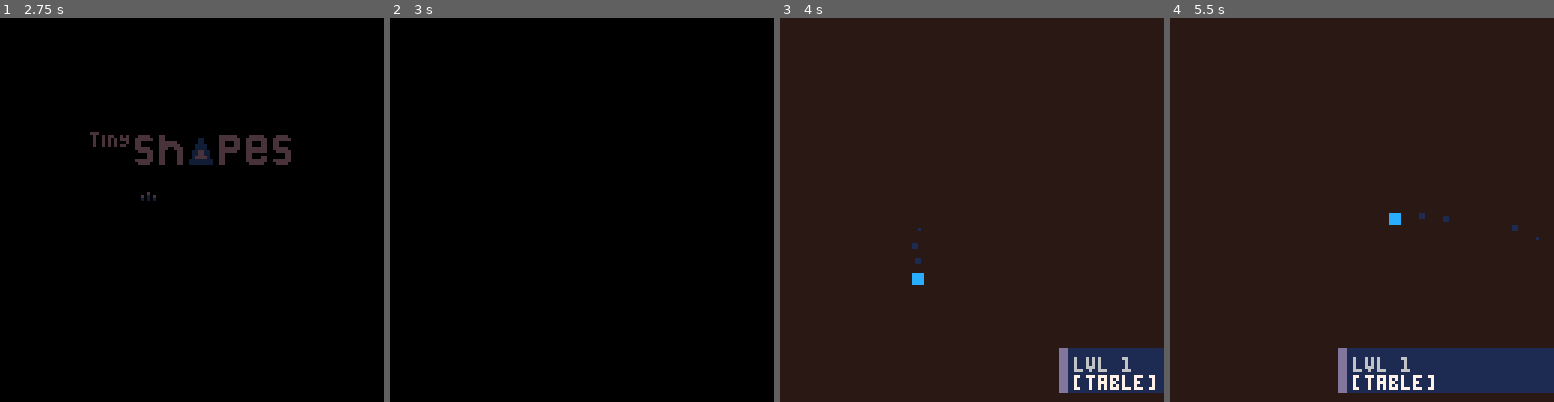
Above: before the commit, frames 1-4 (left to right).
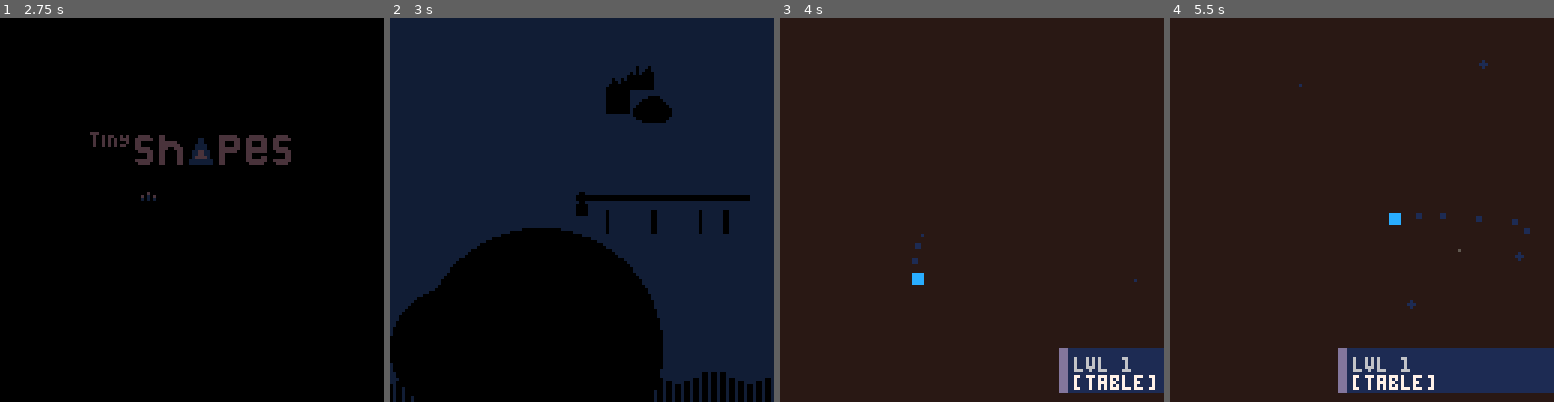
Above: after the commit, the same moments.

Repository: kastlev/tiny-shapes-and-beats
Game: PICO-8 cartridge tiny_beats_and_shapes.p8
The game is run twice, just before and just after one commit, with the same random seed, the same clock (stepped at 60 frames per second) and the same inputs.
Inputs:
- Up to frame 1 (2.75 s): tap X (X key) at 0.33, 1.07, 1.85 s; tap O (Z key) at 0.7, 1.7, 2.1, 2.5 s; hold Right 1.6-2.1 s; hold Up 2.15-2.42 s; hold Right from 2.47 s (still down)
- Up to frame 2 (3 s): keep holding Right; tap O (Z key) at 2.9 s; tap X (X key) at 2.97 s
- Up to frame 3 (4 s): release Right at 3.03 s; hold Left 3.08-3.58 s; tap O (Z key) at 3.3, 3.7 s; hold Down 3.63-3.97 s
- Up to frame 4 (5.5 s): hold Right 4.02-4.68 s; tap X (X key) at 4.08, 5.2 s; tap O (Z key) every 0.4 s from 4.1 to 5.3 s; hold Up 4.73-5.03 s; hold Left from 5.08 s (still down)

Frame 1 is identical in both runs. In frame 2, 70% of the frame differs, in the area x 0-100%, y 0-100%; in frame 3, less than 0.1%; in frame 4, 0.3%.

Commit message:
Refactor easing functions and particle configurations; enhance game and menu logic

Diff:
--- a/src/common/easing.lua
+++ b/src/common/easing.lua
@@ -72,9 +72,7 @@
 
 -- tabla de lookup
 ease_fns = {
-  ["linear"]        = ease_linear,
-  ["in_quad"]       = ease_in_quad,
-  ["out_quad"]      = ease_out_quad,
+  ["out_quad"]  = ease_out_quad,
   ["in_snap"]  = ease_in_snap
   -- ["inout_quad"]    = ease_inout_quad,
   -- ["outin_quad"]    = ease_outin_quad,
--- a/src/effects.lua
+++ b/src/effects.lua
@@ -27,7 +27,7 @@
     }
 )
 
-_hit_cfg = cfg(
+_hit_particle_cfg = cfg(
     "min_vel=.8;max_vel=2.5;min_life=10;max_life=20;layer=front",
     {
         C_WHITE,
@@ -38,7 +38,7 @@
     }
 )
 
-_trail_cfg = cfg(
+_trail_particle_cfg = cfg(
     "min_vel=.1;max_vel=.3;min_life=6;max_life=20;min_size=1;max_size=3;square=true;rate=2;shrink=true;tag=trail",
     {
         C_DARK_BLUE
@@ -51,6 +51,14 @@
         C_WHITE,
         C_PINK,
         C_DARK_PINK
+    }
+)
+
+_bg_particle_cfg = cfg(
+    "min_vel=.1;max_vel=.6;min_size=1;max_size=1;min_life=40;max_life=100;shrink=false;tag=menu_bg",
+    {
+        C_DARK_BLUE,
+        C_DARK_GRAY
     }
 )
 
@@ -82,13 +90,20 @@
 end
 
 function spawn_hit_particles(x, y, cfg)
-    cfg = cfg or _hit_cfg
+    cfg = cfg or _hit_particle_cfg
     for i = 1, rndb(8, 16) do
         spawn_particle(x, y, cfg)
     end
 end
 
 function spawn_trail_particle(x, y, gx, gy)
-    _trail_cfg.cols = TRAIL_COLOR_BY_BG[bg_color_base] or TRAIL_COLOR_DEFAULT
-    spawn_particle(x, y, _trail_cfg, gx, gy)
+    _trail_particle_cfg.cols = TRAIL_COLOR_BY_BG[bg_color_base] or TRAIL_COLOR_DEFAULT
+    spawn_particle(x, y, _trail_particle_cfg, gx, gy)
 end
+
+function spawn_bg_particles()
+    if frame % 10 == 0 then
+        _bg_particle_cfg.square = rnd() < .5
+        spawn_particle(rnd(128), rnd(128), _bg_particle_cfg)
+    end
+end
--- a/src/game.lua
+++ b/src/game.lua
@@ -37,29 +37,13 @@
 			)
 		end
 	end
-	-- if level_runtime_frames % 10 == 0 then
-	-- 	spawn_particle(
-	-- 		rnd(128), rnd(128), {
-	-- 			min_vel = 0.1,
-	-- 			max_vel = 0.6,
-	-- 			min_size = 1,
-	-- 			max_size = 1,
-	-- 			shrink = false,
-	-- 			square = (rnd() < 0.5),
-	-- 			cols = { C_DARK_BLUE, C_DARK_GRAY },
-	-- 			min_life = 40,
-	-- 			max_life = 100,
-	-- 			tag = "menu_bg"
-	-- 		}
-	-- 	)
-	-- end
 end
 
 function draw_game()
 	draw_screen_fx()
 	draw_camera()
 	cls(bg_color)
-
+	spawn_bg_particles()
 	draw_particles "back"
 
 	draw_warnings()
@@ -138,9 +122,9 @@
 end
 
 function trigger_hitstop(frames)
-    hitstop_timer = frames or 2
+	hitstop_timer = frames or 2
 end
 
 function is_hitstop()
-    return hitstop_timer > 0
+	return hitstop_timer > 0
 end
--- a/src/main.lua
+++ b/src/main.lua
@@ -2,13 +2,21 @@
 -- by Frank C.
 
 function _init()
+	frame = 0
+	menuitem(
+		1, "back to levels", function()
+			start_fadein(25)
+			set_screen(update_selector, draw_selector)
+		end
+	)
 	start_fadein(25)
 
 	bg_color_base = BG_COLOR_DEFAULT
-	callfromstring"init_camera/init_screen_flash/init_particle/init_player/init_menu"
+	callfromstring "init_camera/init_screen_flash/init_particle/init_player/init_menu"
 end
 
 function _update()
+	frame += 1
 	update_fade()
 	update_reveal()
 	update_delays()
@@ -22,6 +30,7 @@
 end
 
 function set_screen(u, d)
+	pal()
 	screen_update = u
 	screen_draw = d
 end
--- a/src/menu.lua
+++ b/src/menu.lua
@@ -57,22 +57,6 @@
             end
         )
     end
-
-    if menu_frame % 10 == 0 then
-        spawn_particle(
-            rnd(128), rnd(128), {
-                min_vel = 0.1,
-                max_vel = 0.6,
-                min_size = 1,
-                max_size = 1,
-                shrink = false,
-                square = (rnd() < 0.5),
-                cols = { C_DARK_BLUE, C_DARK_GRAY },
-                min_life = 40,
-                max_life = 100
-            }
-        )
-    end
     update_particles()
 end
 
@@ -87,10 +71,8 @@
 end
 
 function draw_menu()
-    cls(bg_color)
-    draw_particles()
 
-    callfromstring "pal,C_DARK_BLUE,129,1/pal,C_DARK_GRAY,133,1/pal,C_DARK_PINK,130,1"
+    callfromstring "cls,bg_color/pal,C_DARK_BLUE,129,1/pal,C_DARK_GRAY,133,1/pal,C_DARK_PINK,130,1"
 
     for s in all(menu_shapes) do
         if s.kind == "square" then
--- a/src/player.lua
+++ b/src/player.lua
@@ -167,37 +167,37 @@
 	p.is_invulnerable = p.is_dashing or p.hit_iframes_timer > 0
 
 	-- stun
-if not p.is_invulnerable then
-    local x1, y1, x2, y2 = player_hitbox_points()
-    local hit_left = edge_hit(x1, y1, x1, y2)
-    local hit_right = edge_hit(x2, y1, x2, y2)
-    local hit_top = edge_hit(x1, y1, x2, y1)
-    local hit_bot = edge_hit(x1, y2, x2, y2)
-    local edge_hit_any = hit_left or hit_right or hit_top or hit_bot
-
-    local force = 7.5
-    if hit_left then p.dx = force end
-    if hit_right then p.dx = -force end
-    if hit_top then p.dy = force end
-    if hit_bot then p.dy = -force end
-
-    local hole_hit = not edge_hit_any and check_hole_danger(force)
-
-    p.in_danger = edge_hit_any or hole_hit
-
-    if p.in_danger then
-        p.is_stunned = true
-        p.hit_iframes_timer = p.hit_iframes_timer_max
-        p.hp -= 1
-
-        if p.hp <= 0 then
-            p.is_dead = true
-            spawn_death_bullets(p.x + p.w / 2, p.y + p.h / 2, 6)
-        end
-
-        trigger_hit_effect()
-    end
-end
+	if not p.is_invulnerable then
+		local x1, y1, x2, y2 = player_hitbox_points()
+		local hit_left = edge_hit(x1, y1, x1, y2)
+		local hit_right = edge_hit(x2, y1, x2, y2)
+		local hit_top = edge_hit(x1, y1, x2, y1)
+		local hit_bot = edge_hit(x1, y2, x2, y2)
+		local edge_hit_any = hit_left or hit_right or hit_top or hit_bot
+
+		local force = 7.5
+		if hit_left then p.dx = force end
+		if hit_right then p.dx = -force end
+		if hit_top then p.dy = force end
+		if hit_bot then p.dy = -force end
+
+		local hole_hit = not edge_hit_any and check_hole_danger(force)
+
+		p.in_danger = edge_hit_any or hole_hit
+
+		if p.in_danger then
+			p.is_stunned = true
+			p.hit_iframes_timer = p.hit_iframes_timer_max
+			p.hp -= 1
+
+			if p.hp <= 0 then
+				p.is_dead = true
+				spawn_death_bullets(p.x + p.w / 2, p.y + p.h / 2, 6)
+			end
+
+			trigger_hit_effect()
+		end
+	end
 
 	player_timers = split(
 		"dash_cooldown_timer,hit_iframes_timer,dash_buffer_timer,last_input_timer", ","
@@ -360,16 +360,16 @@
 end
 
 function check_hole_danger(force)
-  for e in all(enemies) do
-    if e.type == E_HOLE and not e.is_warning then
-      local dx, dy = p.x + p.w/2 - e.x, p.y + p.h/2 - e.y
-      local d2 = dx*dx + dy*dy
-      if d2 > e.size * e.size then
-        local d = sqrt(d2)
-        p.dx, p.dy = -dx/d*force, -dy/d*force
-        return true
-      end
-    end
-  end
-  return false
-end
+	for e in all(enemies) do
+		if e.type == E_HOLE and not e.is_warning then
+			local dx, dy = p.x + p.w / 2 - e.x, p.y + p.h / 2 - e.y
+			local d2 = dx * dx + dy * dy
+			if d2 > e.size * e.size then
+				local d = sqrt(d2)
+				p.dx, p.dy = -dx / d * force, -dy / d * force
+				return true
+			end
+		end
+	end
+	return false
+end
--- a/src/selector.lua
+++ b/src/selector.lua
@@ -1,5 +1,8 @@
 function meta(i) return _kv_parts(split(LEVEL_META[i], ";")) end
 
+function init_selector()
+    -- draw bg selctor in the map
+end
 selector_idx, selector_cam_x = 1, 0
 
 function update_selector()
@@ -19,6 +22,13 @@
 end
 
 function draw_selector()
-    callfromstring "cls,bg_color/camera,selector_cam_x,0/map,0,0,0,0,128,32/camera/spr,1,60,60"
+    for c in all(split "3,1,13,11,4") do
+        pal(c, c + 128, 1)
+    end
+
+    callfromstring "cls,1/camera,selector_cam_x,0"
+    callfromstring "circfill,50,110,40,3/circfill,20,110,20,3"
+    callfromstring "map,0,0,0,0,128,32/camera/spr,1,60,60"
+
     print(meta(selector_idx).name, 4, 110, C_WHITE)
 end
--- a/tiny_beats_and_shapes.p8
+++ b/tiny_beats_and_shapes.p8
@@ -247,22 +247,61 @@
 
 
 
+…(32 lines of a section not shown)…
 __map__
 0000000000000000000000000000000000000000008d8e8f0000000000000000000000000000000000000000000000000000000000000000000000000000000000000000000000000000000000000000000000000000000000000000000000000000000000000000000000000000000000000000000000000000000000000000
-00000000000000000000000000000000000000009c9d9e9f0000000000000000000000000000000000000000000000000000000000000000000000000000000000000000000000000000000000000000000000000000000000000000000000000000000000000000000000000000000000000000000000000000000000000000
-0000000000000000000000000000000000000000acadaeaf0000000000000000000000000000000000000000000000000000000000000000000000000000000000000000000000000000000000000000000000000000000000000000000000000000000000000000000000000000000000000000000000000000000000000000
-0000000000000000000000000000000000000000bcbdbebf0000000000000000000000000000000000000000000000000000000000000000000000000000000000000000000000000000000000000000000000000000000000000000000000000000000000000000000000000000000000000000000000000000000000000000
-0000000000000000000000000000000000000000000000000000000000000000000000000000000000000000000000000000000000000000000000000000000000000000000000000000000000000000000000000000000000000000000000000000000000000000000000000000000000000000000000000000000000000000
+00000000000000000000000000000000848500009c9d9e9f0000000000000000000000000000000000000000000000000000000000000000000000000000000000000000000000000000000000000000000000000000000000000000000000000000000000000000000000000000000000000000000000000000000000000000
+0000000000000000008a8b00000000009495008485adaeaf0000000000000000000000000000000000000000000000000000000000000000000000000000000000000000000000000000000000000000000000000000000000000000000000000000000000000000000000000000000000000000000000000000000000000000
+0000000000000000009a8485000000000000009495bdbebf0000000000000000000000000000000000000000000000000000000000000000000000000000000000000000000000000000000000000000000000000000000000000000000000000000000000000000000000000000000000000000000000000000000000000000
+0000000000000000000094950000000000000000000000000000000000000000000000000000000000000000000000000000000000000000000000000000000000000000000000000000000000000000000000000000000000000000000000000000000000000000000000000000000000000000000000000000000000000000
 0000000000000000000000000000000000000000000000000000000000000000000000000000000000000000000000000000000000000000000000000000000000000000000000000000000000000000000000000000000000000000000000000000000000000000000000000000000000000000000000000000000000000000
 0000000000000000000000000000000000000000000000000000000000000000000000000000000000000000000000000000000000000000000000000000000000000000000000000000000000000000000000000000000000000000000000000000000000000000000000000000000000000000000000000000000000000000
 00000000000000a0a1818081808081a2a3808081818181810000000000000000000000000000000000000000000000000000000000000000000000000000000000000000000000000000000000000000000000000000000000000000000000000000000000000000000000000000000000000000000000000000000000000000
 00000000000000b0b1919091909091b2b3909091919090900000000000000000000000000000000000000000000000000000000000000000000000000000000000000000000000000000000000000000000000000000000000000000000000000000000000000000000000000000000000000000000000000000000000000000
-…(9 lines of a section not shown)…
+0000000000000000000000000000000000000000000000000000000000000000000000000000000000000000000000000000000000000000000000000000000000000000000000000000000000000000000000000000000000000000000000000000000000000000000000000000000000000000000000000000000000000000
+0000000000000000000000000000000082838485a4a5a6a70000000000000000000000000000000000000000000000000000000000000000000000000000000000000000000000000000000000000000000000000000000000000000000000000000000000000000000000000000000000000000000000000000000000000000
+0000000000890000000000000000000092939495b4b5b6b70000000000000000000000000000000000000000000000000000000000000000000000000000000000000000000000000000000000000000000000000000000000000000000000000000000000000000000000000000000000000000000000000000000000000000
+0000000000000000000000000000000000000000000000000000000000000000000000000000000000000000000000000000000000000000000000000000000000000000000000000000000000000000000000000000000000000000000000000000000000000000000000000000000000000000000000000000000000000000
+0000000000000000000000000000000000000000000000000000000000000000000000000000000000000000000000000000000000000000000000000000000000000000000000000000000000000000000000000000000000000000000000000000000000000000000000000000000000000000000000000000000000000000
+8687888687888687888687888687888687878886878886878800000000000000000000000000000000000000000000000000000000000000000000000000000000000000000000000000000000000000000000000000000000000000000000000000000000000000000000000000000000000000000000000000000000000000
+9697989697989697989697989697989697979896979896979800000000000000000000000000000000000000000000000000000000000000000000000000000000000000000000000000000000000000000000000000000000000000000000000000000000000000000000000000000000000000000000000000000000000000
+…(9 lines of a section not shown)…
Not shown, changed: 91 lines of the sprite sheet (__gfx__) section of tiny_beats_and_shapes.p8
